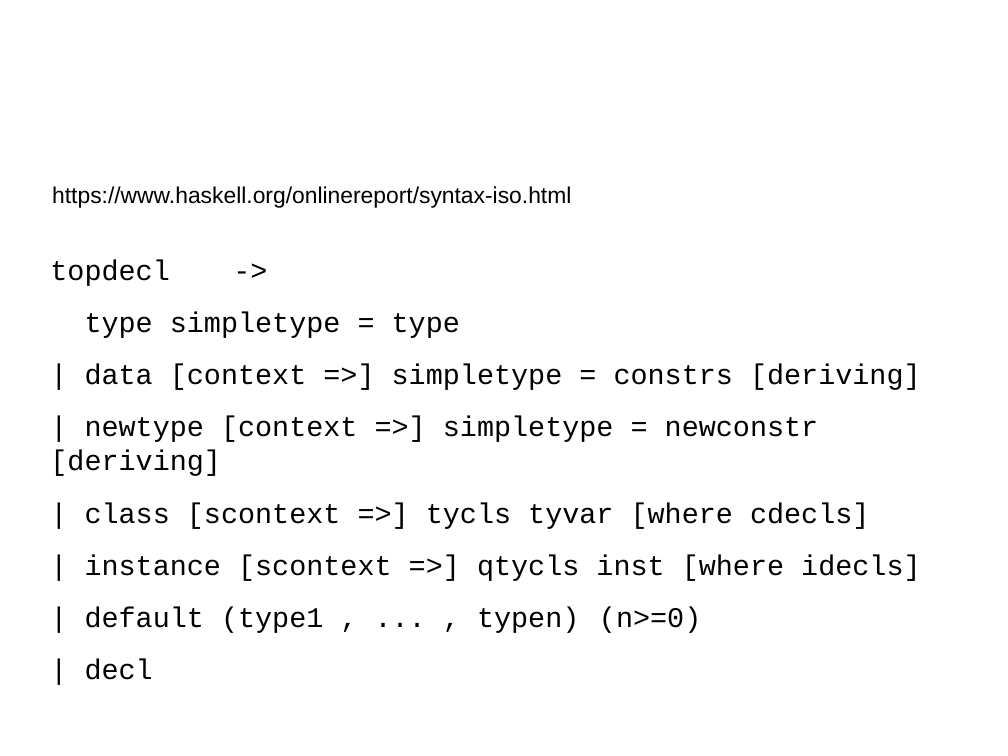
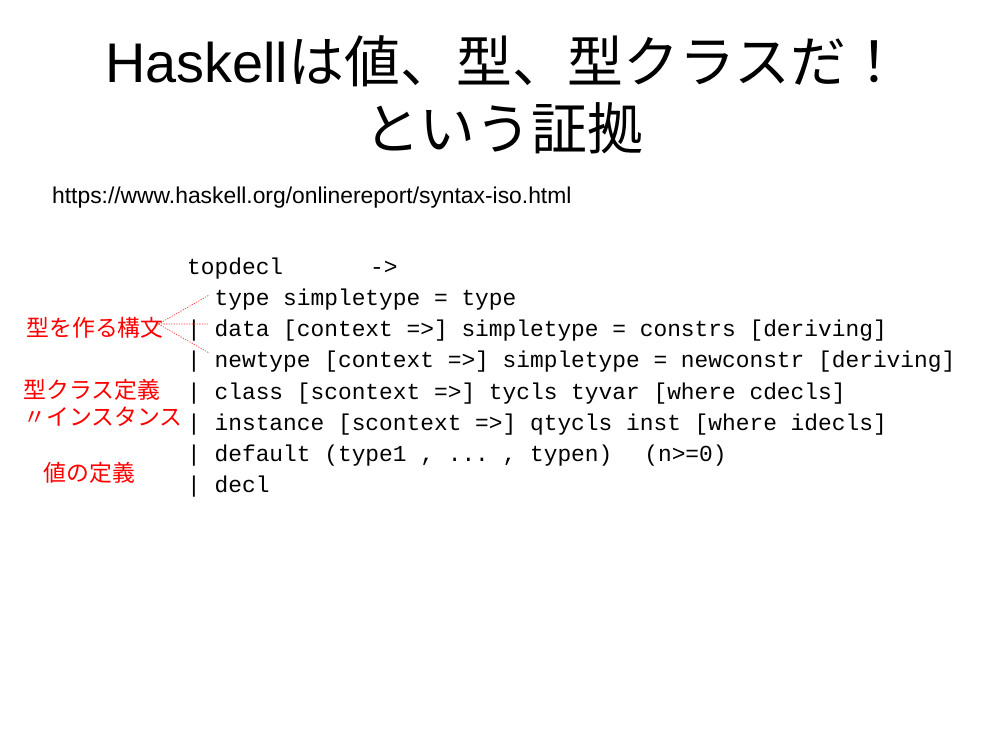
Before and after one commit to nushio3/learn-haskell, a slide deck: slide 16 of Tsukuba-2016.odp (slide 14 before the commit). Drawn at 1008x756 pixels with LibreOffice and Linux fonts; fonts in the diff are those of the drawing. Boxes give left, top, right and bottom in pixels: in the first picture for what was removed or moved away, otherwise in the second. Text is boxed around its words. In the diff, an @@ line names an element or a change of style, - is before the commit and + after.

```diff
--- a/Tsukuba-2016.odp
+++ b/Tsukuba-2016.odp
@@ title added at (105, 38, 902, 154), 44 pt, text #000000 @@
+Haskellは値、型、型クラスだ！
+という証拠
@@ text "topdecl ->": place and size @@
-text "topdecl ->" at (50, 260, 921, 633)
+text "topdecl ->" at (187, 258, 955, 493)
@@ text "topdecl ->" at (187, 258, 955, 493): size 22.4 to 18 pt; less space between paragraphs @@
@@ line added from (158, 324) to (209, 295), #FF3333 0.51 pt @@
@@ text added at (27, 316, 164, 338), 18 pt, text #FF0000 @@
+型を作る構文
@@ line added from (158, 324) to (209, 324), #FF3333 0.51 pt @@
@@ line added from (158, 324) to (209, 353), #FF3333 0.51 pt @@
@@ text added at (23, 378, 182, 426), 18 pt, text #FF0000 @@
+型クラス定義
+〃インスタンス
@@ text added at (43, 461, 134, 483), 18 pt, text #FF0000 @@
+値の定義
```
Also in this commit, not shown: 10 other slides changed, 16 slides added, 2 slides removed.
